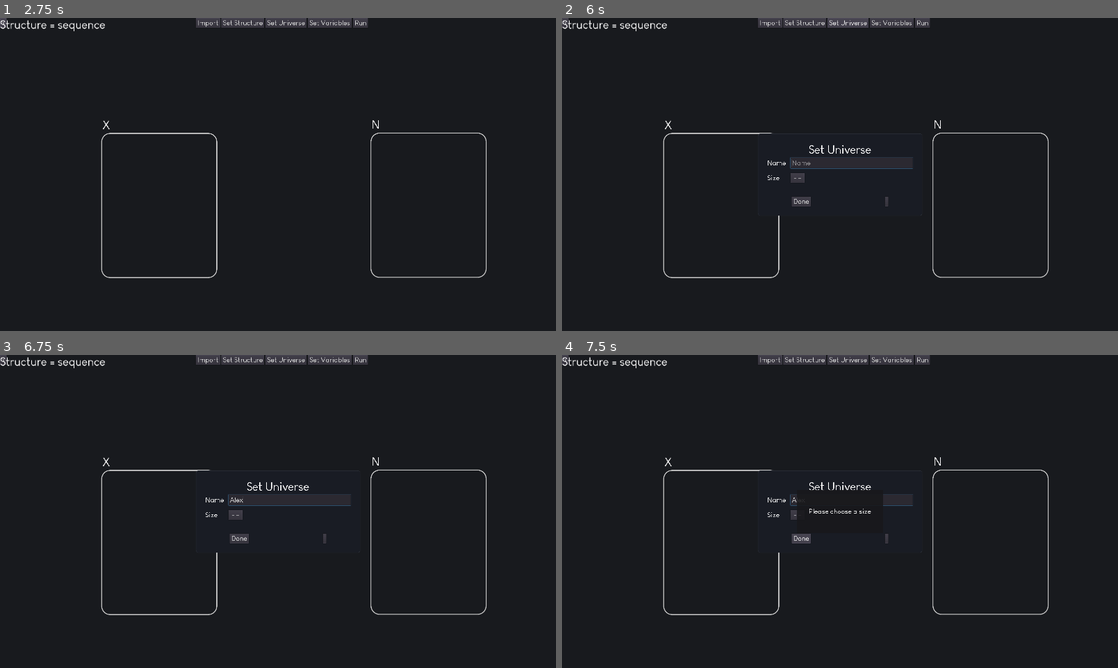
Above: before the commit, frames 1-4 (two rows, left to right).
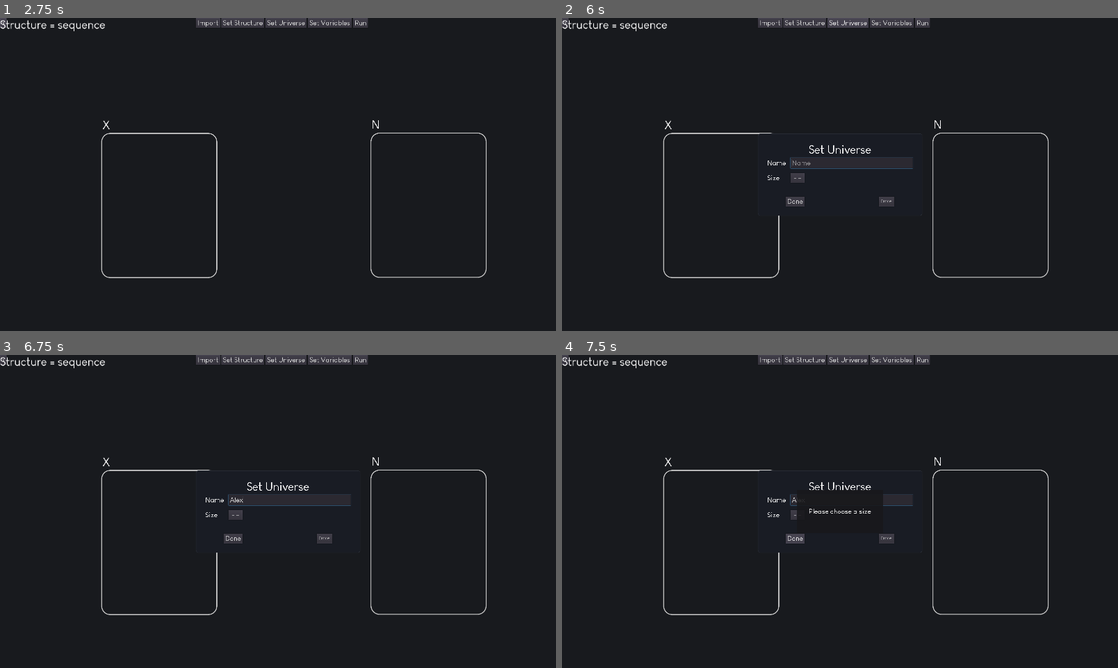
Above: after the commit, the same moments.

Repository: Mickaly13X/wv_project
Game: Godot game, scene res://Scenes/Main.tscn
Same seed, same stepped clock (60 frames per second), same inputs: the game is played once before the commit and once after it.
Inputs (mouse positions are in pixels of both pictures, inside the frame that each line leads up to):
- Up to frame 1 (2.75 s): click ">" at 0.5 s; click (44, 180) at 1.27 s; type "12" at 1.35 s; click "<" at 2 s
- Up to frame 2 (6 s): click "Import" at 2.75 s; click "Cancel" at 3.5 s; click "Set Structure" at 4.25 s; click "Cancel" at 5 s; click "Set Universe" at 5.75 s
- Up to frame 3 (6.75 s): click (289, 498) at 6.52 s; type "Alex" at 6.6 s
- Up to frame 4 (7.5 s): click "Done" at 7.25 s

Frame 1 is identical in both runs. In frame 2, 0.2% of the frame differs, in the area x 40-60%, y 57-61%; in frame 3, 0.2%; in frame 4, 0.2%.

Commit message:
FGP Performed: This is a fast git push, minor changes have been made and I didn't feel the need to commit a message.

Diff:
--- a/Visualizer/Scenes/Main.tscn
+++ b/Visualizer/Scenes/Main.tscn
@@ -456,6 +456,7 @@
 [node name="CancelButton" type="Button" parent="Popups/MenuUniverse/VBox/Buttons"]
 margin_left = 370.0
 margin_right = 454.0
+text = "Cancel"
 
 [node name="MenuGroup" type="PopupDialog" parent="Popups"]
 anchor_left = 0.5
@@ -630,9 +631,9 @@
 window_title = "Open een Bestand"
 mode = 0
 access = 2
-current_dir = "/Users/Joran/Git/wv_project/Visualizer"
+current_dir = "/Users/erickim/wv_project/Visualizer"
 current_file = "~"
-current_path = "/Users/Joran/Git/wv_project/Visualizer/~"
+current_path = "/Users/erickim/wv_project/Visualizer/~"
 __meta__ = {
 "_edit_use_anchors_": false
 }
Not shown, changed: .DS_Store
Not shown, changed: Visualizer/.DS_Store
